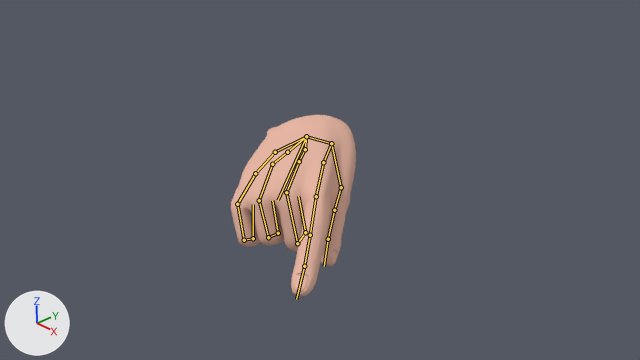
The Blender file Hand Models Blender/alphabet/Q.blend, before and after one commit.
One viewpoint serves both versions: the file's camera 'Camera'. The lights are fixed; the arrows at lower left show +X, +Y and +Z. Both versions are drawn at the pose saved in each file; the numbers are the values there. The bones that bend it are drawn over the model as lines.
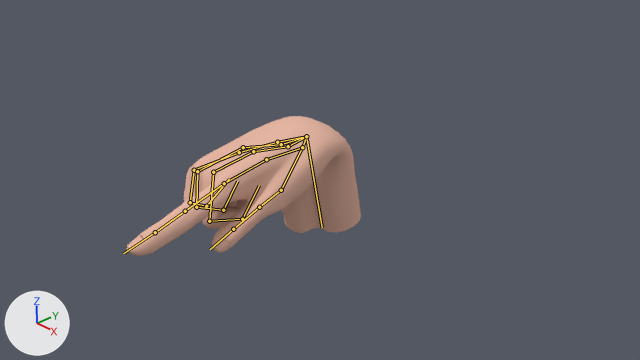
What changed in the scene script:
```text
Change bone_wrist:
    where bone_wrist = bpy.data.objects['Armature'].pose.bones['wrist']
    bone_wrist.rotation_quaternion: (0.938, -0.082, 0.161, 0.296) -> (0.926, -0.069, -0.345, 0.136)  # degrees (-4, 21, 34) -> degrees (-16, -38, 22)
Change bone_bone_001:
    where bone_bone_001 = bpy.data.objects['Armature'].pose.bones['Bone.001']
    bone_bone_001.rotation_quaternion: (0.629, 0.411, 0.624, 0.215) -> (0.511, 0.634, 0.574, -0.085)  # degrees (99, 37, 81) -> degrees (130, 44, 63)
Change bone_bone_007:
    where bone_bone_007 = bpy.data.objects['Armature'].pose.bones['Bone.007']
    bone_bone_007.rotation_quaternion: (0.629, 0.416, 0.486, 0.443) -> (0.511, 0.638, 0.556, 0.147)  # degrees (79, 14, 82) -> degrees (118, 22, 69)
Change bone_bone_013:
    where bone_bone_013 = bpy.data.objects['Armature'].pose.bones['Bone.013']
    bone_bone_013.rotation_quaternion: (0.629, 0.42, 0.051, 0.653) -> (0.511, 0.645, 0.3, 0.482)  # degrees (43, -29, 81) -> degrees (91, -18, 68)
Change bone_bone_019:
    where bone_bone_019 = bpy.data.objects['Armature'].pose.bones['Bone.019']
    bone_bone_019.rotation_quaternion: (0.629, 0.417, -0.439, 0.489) -> (0.511, 0.647, -0.146, 0.547)  # degrees (20, -73, 61) -> degrees (76, -59, 46)
```

Boxes (x1, y1, x2, y2) around the edits, measured in the pictures (640 x 360 px):
'Plane.004', posed (87% wider, 23% shorter): before (231, 115, 356, 297); after (127, 116, 361, 256)
bone 'wrist', root to tip: before (306, 136) to (278, 200); after (306, 136) to (322, 227)
bone 'Bone.001', root to tip: before (306, 136) to (275, 152); after (306, 136) to (277, 142)
bone 'Bone.007', root to tip: before (306, 136) to (287, 152); after (306, 136) to (281, 144)
bone 'Bone.013', root to tip: before (306, 136) to (305, 149); after (306, 136) to (288, 146)
bone 'Bone.019', root to tip: before (306, 136) to (331, 143); after (306, 136) to (302, 147)
